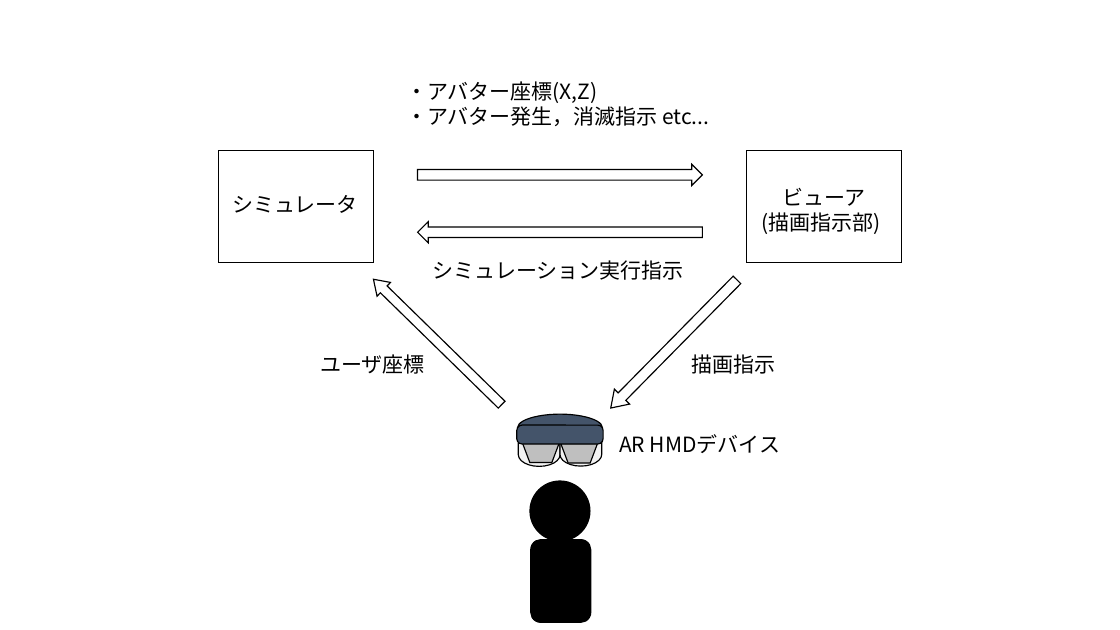
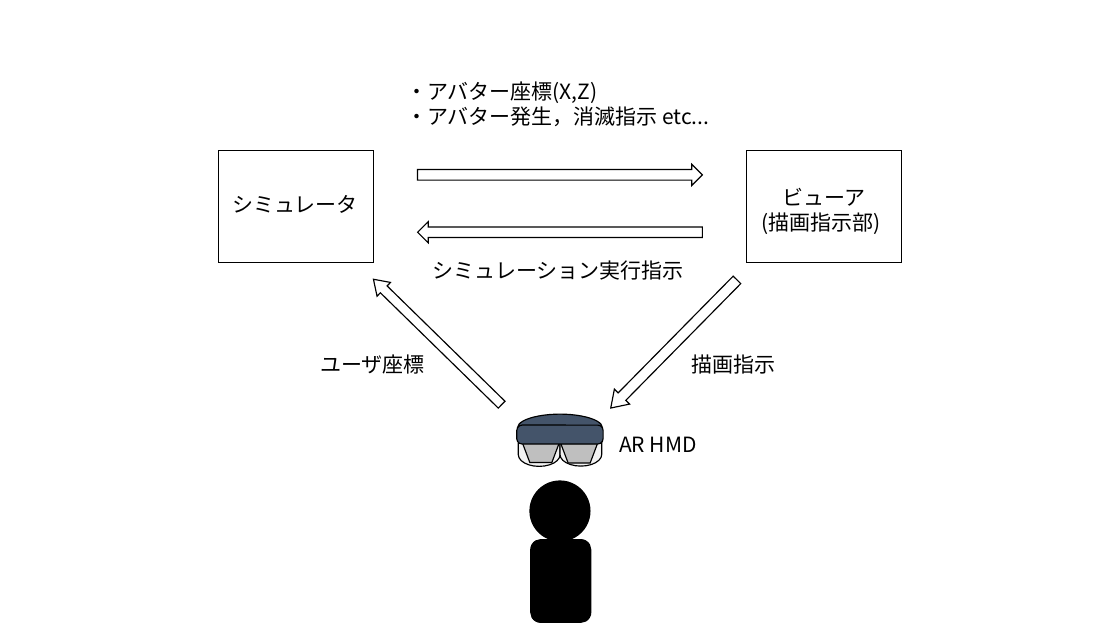
Before and after one commit to Shiyu-Oguro/NAIST_Essay_Oguro, a slide deck: slide 1 of images/SystemImage.pptx. Drawn at 1120x630 pixels with LibreOffice and Linux fonts; fonts in the diff are those of the drawing. Boxes give left, top, right and bottom in pixels: in the first picture for what was removed or moved away, otherwise in the second. Text is boxed around its words. In the diff, an @@ line names an element or a change of style, - is before the commit and + after.

```diff
--- a/images/SystemImage.pptx
+++ b/images/SystemImage.pptx
@@ text at [619, 436, 697, 452]: text changed @@
-AR HMDデバイス
+AR HMD
```
Also in this commit, not shown: 3 other files.
